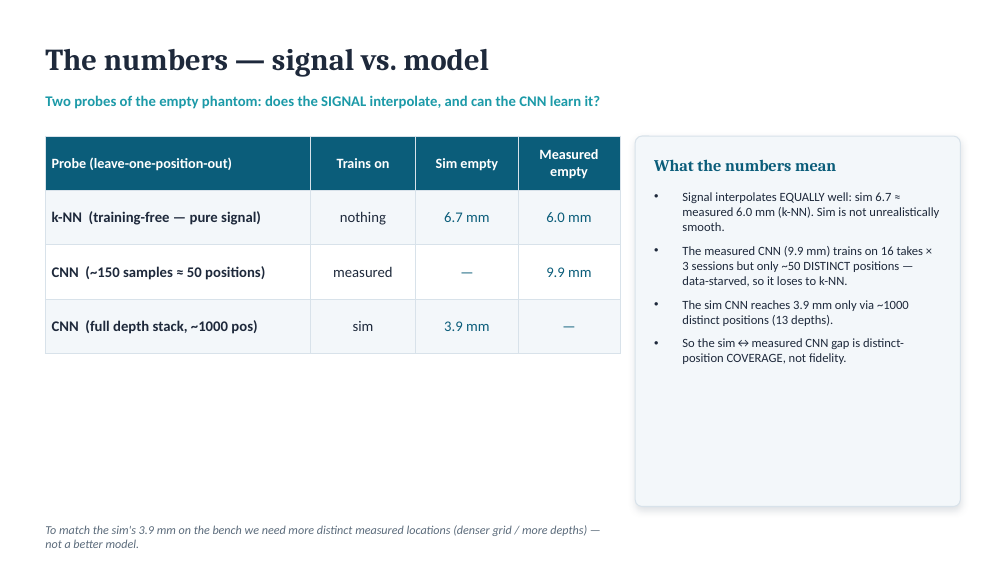
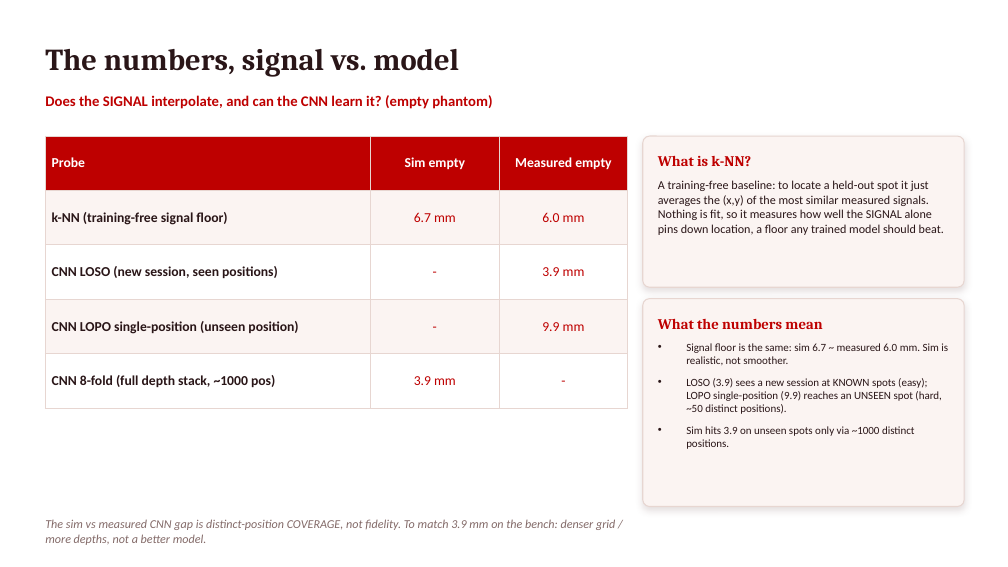
Before and after one commit to pmart1534/microwave-phantom-localization-cnn-mlp, a slide deck: slide 6 of regression_deck/Deck3_Sim_vs_Measured.pptx (slide 5 before the commit). Drawn at 1008x567 pixels with LibreOffice and Linux fonts; fonts in the diff are those of the drawing. Boxes give left, top, right and bottom in pixels: in the first picture for what was removed or moved away, otherwise in the second. Text is boxed around its words. In the diff, an @@ line names an element or a change of style, - is before the commit and + after.

```diff
--- a/regression_deck/Deck3_Sim_vs_Measured.pptx
+++ b/regression_deck/Deck3_Sim_vs_Measured.pptx
@@ text at [45,49,459,77]: text changed; text colour #1E293B to #2A1618 @@
-The numbers — signal vs. model
+The numbers, signal vs. model
@@ text at [45,95,492,109]: text changed; text colour #1C9AA8 to #BE0000 @@
-Two probes of the empty phantom: does the SIGNAL interpolate, and can the CNN learn it?
+Does the SIGNAL interpolate, and can the CNN learn it? (empty phantom)
@@ table at [45,136,628,391] @@
-Probe (leave-one-position-out) | Trains on | Sim empty | Measured empty
-k-NN (training-free — pure signal) | nothing | 6.7 mm | 6.0 mm
-CNN (~150 samples ≈ 50 positions) | measured | — | 9.9 mm
-CNN (full depth stack, ~1000 pos) | sim | 3.9 mm | —
+Probe | Sim empty | Measured empty
+k-NN (training-free signal floor) | 6.7 mm | 6.0 mm
+CNN LOSO (new session, seen positions) | - | 3.9 mm
+CNN LOPO single-position (unseen position) | - | 9.9 mm
+CNN 8-fold (full depth stack, ~1000 pos) | 3.9 mm | -
@@ table: place and size @@
-table at [45,136,620,338]
+table at [45,136,628,391]
@@ rounded rectangle added at [643,136,964,287], fill #FBF4F2, outline #E7D6D1 1 pt @@
@@ text added at [658,155,751,166], 14 pt, text #BE0000, bold @@
+What is k-NN?
@@ text added at [658,180,944,235], 11.5 pt, text #2A1618 @@
+A training-free baseline: to locate a held-out spot it just averages the (x,y) of the most similar measured signals. Nothing is fit, so it measures how well the SIGNAL alone pins down location, a floor any trained model should beat.
@@ rounded rectangle: place and size @@
-rounded rectangle at [635,136,960,507]
+rounded rectangle at [643,299,964,507]
@@ rounded rectangle at [643,299,964,507]: fill #F3F7FA to #FBF4F2; outline #D8E2EA 1 pt to #E7D6D1 1 pt; shadow changed; proportions changed @@
@@ text "What the numbers mean": place and size @@
-text "What the numbers mean" at [654,159,836,171]
+text "What the numbers mean" at [658,318,822,329]
@@ text "What the numbers mean" at [658,318,822,329]: size 15.5 to 14 pt, text colour #0B5D7A to #BE0000 @@
@@ text at [686,343,948,449]: text changed; size 12 to 10.5 pt; text colour #1E293B to #2A1618 @@
-• Signal interpolates EQUALLY well: sim 6.7 ≈ measured 6.0 mm (k-NN). Sim is not unrealistically smooth.
-• The measured CNN (9.9 mm) trains on 16 takes × 3 sessions but only ~50 DISTINCT positions — data-starved, so it loses to k-NN.
-• The sim CNN reaches 3.9 mm only via ~1000 distinct positions (13 depths).
-• So the sim↔measured CNN gap is distinct-position COVERAGE, not fidelity.
+• Signal floor is the same: sim 6.7 ~ measured 6.0 mm. Sim is realistic, not smoother.
+• LOSO (3.9) sees a new session at KNOWN spots (easy); LOPO single-position (9.9) reaches an UNSEEN spot (hard, ~50 distinct positions).
+• Sim hits 3.9 on unseen spots only via ~1000 distinct positions.
@@ text at [45,519,615,545]: text changed; text colour #5B6B7B to #836A68 @@
-To match the sim's 3.9 mm on the bench we need more distinct measured locations (denser grid / more depths) — not a better model.
+The sim vs measured CNN gap is distinct-position COVERAGE, not fidelity. To match 3.9 mm on the bench: denser grid / more depths, not a better model.
```
Also in this commit, not shown: 4 other slides changed, 3 slides added, 2 slides removed, 17 other files.
